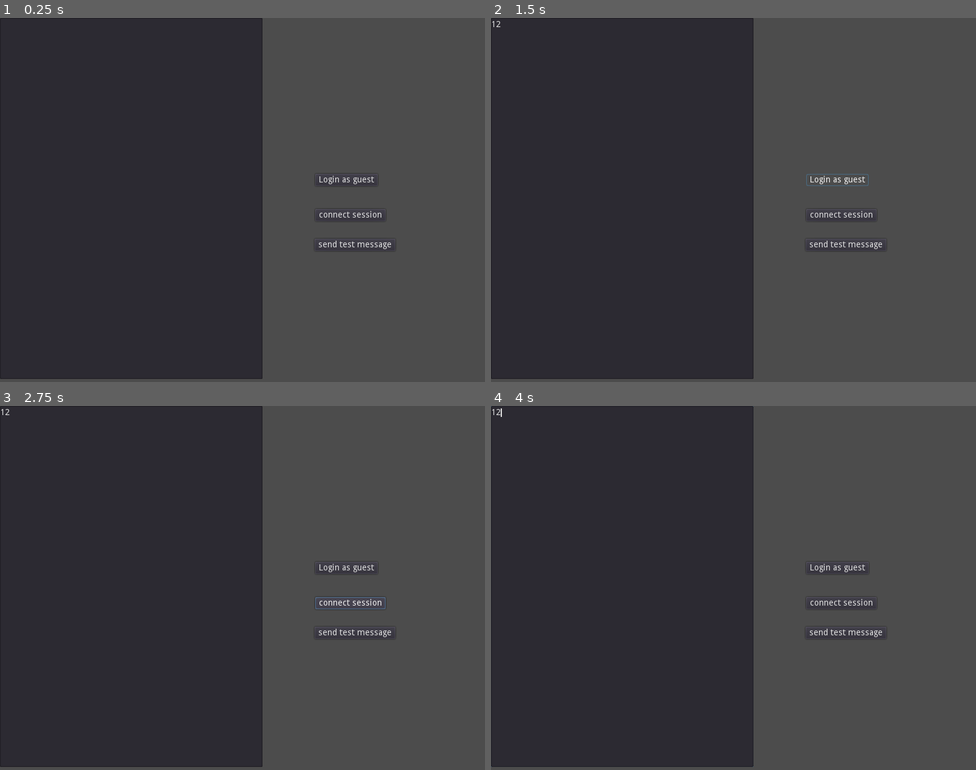
Above: before the commit, frames 1-4 (two rows, left to right).
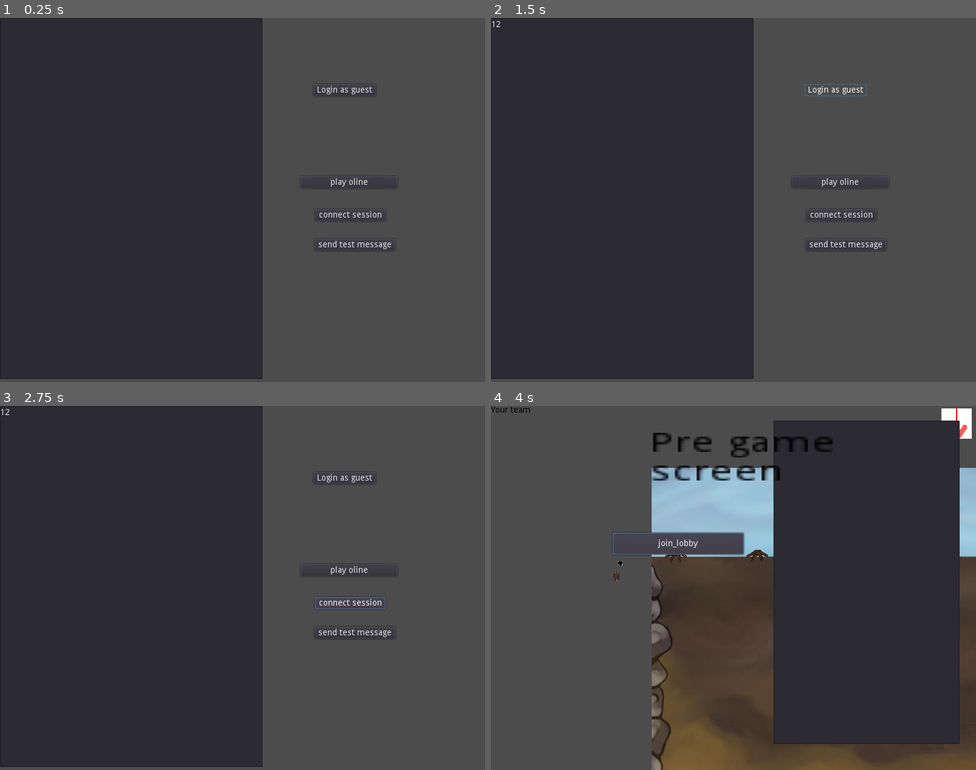
Above: after the commit, the same moments.

Repository: tbscode/ggj2023
Game: Godot game, scene res://scenes/ui.tscn
The game is run twice, just before and just after one commit, with the same random seed, the same clock (stepped at 60 frames per second) and the same inputs.
Inputs (mouse positions are in pixels of both pictures, inside the frame that each line leads up to):
- Up to frame 1 (0.25 s): no input
- Up to frame 2 (1.5 s): click (621, 200) at 0.52 s; type "12" at 0.6 s; click "Login as guest" at 1.25 s
- Up to frame 3 (2.75 s): click "connect session" at 2 s
- Up to frame 4 (4 s): click (840, 569) at 2.75 s, where only the run after the commit has a clickable "play oline"; click (680, 544) at 3.5 s, where only the run after the commit has a clickable "join_lobby"

The runs differ from the first frame. In frame 1, 0.2% of the frame differs, in the area x 64-79%, y 18-47%; in frame 2, 0.3%; in frame 3, 0.2%; in frame 4, 93%, in the area x 0-100%, y 0-100%.

Commit message:
basic muliplayer

Diff:
--- a/game/scenes/game.tscn
+++ b/game/scenes/game.tscn
@@ -1,12 +1,13 @@
-[gd_scene load_steps=9 format=2]
+[gd_scene load_steps=10 format=2]
 
-[ext_resource path="res://assets/background.png" type="Texture" id=1]
+[ext_resource path="res://assets/background.jpg" type="Texture" id=1]
 [ext_resource path="res://scripts/player.gd" type="Script" id=2]
 [ext_resource path="res://assets/root_end.png" type="Texture" id=3]
 [ext_resource path="res://assets/direction_display.png" type="Texture" id=4]
-[ext_resource path="res://assets/root_branch.png" type="Texture" id=5]
+[ext_resource path="res://assets/root_branch2.png" type="Texture" id=5]
 [ext_resource path="res://scripts/menu/menu.gd" type="Script" id=6]
 [ext_resource path="res://scripts/socket.gd" type="Script" id=7]
+[ext_resource path="res://assets/tree_start.png" type="Texture" id=8]
 
 [sub_resource type="Theme" id=1]
 
@@ -15,13 +16,31 @@
 script = ExtResource( 6 )
 
 [node name="background" type="TextureRect" parent="."]
-margin_left = -417.0
-margin_top = -299.0
-margin_right = 83.0001
-margin_bottom = 101.0
-rect_scale = Vector2( 1.58927, 1.58927 )
+margin_left = -405.0
+margin_top = -594.0
+margin_right = 323.0
+margin_bottom = 27.0
+rect_scale = Vector2( 3.01224, 3.01224 )
 theme = SubResource( 1 )
 texture = ExtResource( 1 )
+
+[node name="trees" type="Node2D" parent="."]
+
+[node name="tree_red" type="Sprite" parent="trees"]
+position = Vector2( -285, -154 )
+texture = ExtResource( 8 )
+
+[node name="tree_blue" type="Sprite" parent="trees"]
+position = Vector2( 118, -157 )
+texture = ExtResource( 8 )
+
+[node name="spawns" type="Node" parent="."]
+
+[node name="red" type="Node2D" parent="spawns"]
+position = Vector2( 112, 145 )
+
+[node name="blue" type="Node2D" parent="spawns"]
+position = Vector2( 452, 146 )
 
 [node name="players" type="Node" parent="."]
 
@@ -35,6 +54,9 @@
 [node name="camera" type="Camera2D" parent="players/player1/end_of_root"]
 position = Vector2( 250, 169 )
 current = true
+zoom = Vector2( 3, 3 )
+
+[node name="others" type="Node" parent="players"]
 
 [node name="resources" type="Node" parent="."]
 
@@ -54,28 +76,41 @@
 position = Vector2( 768, 29 )
 texture = ExtResource( 4 )
 
-[node name="terminal" type="TextEdit" parent="game_ui"]
-visible = false
-margin_left = 511.0
-margin_top = 69.0
-margin_right = 818.0
-margin_bottom = 602.0
-wrap_enabled = true
+[node name="team_label" type="Label" parent="game_ui"]
+margin_right = 40.0
+margin_bottom = 14.0
+custom_colors/font_color = Color( 0, 0, 0, 1 )
+text = "Your team"
 
 [node name="session_controller" type="Node" parent="."]
 script = ExtResource( 7 )
 
 [node name="pre_game_screen" type="CanvasLayer" parent="."]
-visible = false
+
+[node name="terminal" type="TextEdit" parent="pre_game_screen"]
+margin_left = 466.0
+margin_top = 24.0
+margin_right = 773.0
+margin_bottom = 557.0
+wrap_enabled = true
+
+[node name="join_lobby" type="Button" parent="pre_game_screen"]
+margin_left = 201.0
+margin_top = 209.0
+margin_right = 417.0
+margin_bottom = 245.0
+text = "join_lobby"
 
 [node name="placeholder" type="RichTextLabel" parent="pre_game_screen"]
 anchor_right = 1.024
 anchor_bottom = 1.0
-margin_left = 70.0
-margin_top = 73.0
-margin_right = -613.2
-margin_bottom = -487.0
-rect_scale = Vector2( 11.9773, 16.7473 )
+margin_left = 262.0
+margin_top = 41.0
+margin_right = -421.2
+margin_bottom = -519.0
+rect_scale = Vector2( 5.11669, 3.16508 )
 custom_colors/default_color = Color( 0, 0, 0, 1 )
 text = "Pre game
 screen"
+
+[connection signal="pressed" from="pre_game_screen/join_lobby" to="." method="_on_join_lobby_pressed"]
--- a/game/scenes/ui.tscn
+++ b/game/scenes/ui.tscn
@@ -12,10 +12,10 @@
 [node name="join_game_button" type="Button" parent="."]
 anchor_right = 1.0
 anchor_bottom = 1.0
-margin_left = 520.0
-margin_top = 257.0
-margin_right = -162.0
-margin_bottom = -299.0
+margin_left = 517.0
+margin_top = 109.0
+margin_right = 620.0
+margin_bottom = 129.0
 custom_styles/hover = SubResource( 1 )
 text = "Login as guest"
 
@@ -54,6 +54,14 @@
 margin_right = 767.0
 margin_bottom = 226.0
 
+[node name="play_online_button" type="Button" parent="."]
+margin_left = 496.0
+margin_top = 261.0
+margin_right = 656.0
+margin_bottom = 281.0
+text = "play oline"
+
 [connection signal="pressed" from="join_game_button" to="." method="_on_join_game_button_pressed"]
 [connection signal="pressed" from="connect_websocket" to="." method="_on_connect_websocket_pressed"]
 [connection signal="pressed" from="test_message_button" to="." method="_on_test_message_button_pressed"]
+[connection signal="pressed" from="play_online_button" to="." method="_on_play_online_button_pressed"]
--- a/game/scripts/auth.gd
+++ b/game/scripts/auth.gd
@@ -2,7 +2,7 @@
 
 #const BACKEND_URL = "http://localhost:8000"
 #const BACKEND_URL = "http://localhost:8000"
-const BACKEND_URL = "https://t1m.me"
+const BACKEND_URL = Global.BACKEND_URL
 const GUEST_LOGIN_URL = BACKEND_URL + "/api/guest_login/"
 const USER_LOGIN_URL = BACKEND_URL + "/api/user_login/"
 
--- a/game/scripts/global.gd
+++ b/game/scripts/global.gd
@@ -1,4 +1,10 @@
 extends Node
+
+# For upsteam
+const IS_PROD = false
+const BACKEND_URL = "https://t1m.me" if IS_PROD else "http://localhost:8000"
+const WEBSOCKET_PROTOCOL = "wss://"  if IS_PROD else "ws://"
+const WEBSOCKET_URL = WEBSOCKET_PROTOCOL + "t1m.me/ws/game/" if IS_PROD else WEBSOCKET_PROTOCOL + "localhost:8000/ws/game/"
 
 var key = ""
 var session_id = ""
--- a/game/scripts/menu/game_selection_menu.gd
+++ b/game/scripts/menu/game_selection_menu.gd
@@ -10,7 +10,8 @@
 	var save_file = File.new()
 	var file_exists = save_file.file_exists("user://user.save")
 
-	if file_exists:
+	if false:
+		# We always make a new account for now
 		save_file.open("user://user.save", File.READ)
 		var file_text = ""
 		while not save_file.eof_reached():
@@ -40,6 +41,11 @@
 	self.session_id = session_id
 	self.username = username
 
+func _on_play_online_button_pressed():
+	print("PLAY online button")
+	get_tree().change_scene("res://scenes/game.tscn")
+
+
 
 func _on_connect_websocket_pressed():
 	print("Tying to connect to websocket")
--- a/game/scripts/menu/menu.gd
+++ b/game/scripts/menu/menu.gd
@@ -3,8 +3,15 @@
 var session_id = ""
 var username = ""
 
+var game_started = false
+
 func _ready():
 	pass
+
+func _on_join_lobby_pressed():
+	print("User trying to join lobby")
+	get_node("/root/root/session_controller").console_path = "/root/root/pre_game_screen/terminal"
+	get_node("/root/root/session_controller").connect_to_socket(Global.session_id)
 
 func _on_join_game_button_pressed():
 	$user_auth.login_user()
--- /dev/null
+++ b/game/scripts/minimap.gd
@@ -0,0 +1,8 @@
+extends Sprite
+var minimap_viewport
+
+
+func _ready():
+	minimap_viewport = get_node("../minimap/viewport")
+	texture = minimap_viewport.get_texture()
+	set_texture(texture)
--- a/game/scripts/player.gd
+++ b/game/scripts/player.gd
@@ -1,4 +1,6 @@
 extends Node
+
+var IS_ONLINE = true
 
 const MIN_ANGLE_THRESHOLD = deg2rad(10.0)
 const ANGLE_CHANGE_VELOCITY = deg2rad(10.0) * 600.0
@@ -21,16 +23,19 @@
 var root_path_element_nodes = []
 
 func _ready():
-	init_player()
+	pass
+	#init_player()
 
-func init_player():
-	root_element_positions.append($end_of_root.position)
+func init_player(spawn):
+	$end_of_root.position = spawn
+	root_element_positions.append(spawn)
 	spawn_root_path_element()
 
 func _process(delta):
-	move_direction(delta)
-	process_direction_input(delta)
-	scale_root(delta)
+	if get_node("/root/root").game_started:
+		move_direction(delta)
+		process_direction_input(delta)
+		scale_root(delta)
 
 func process_direction_input(delta):
 	if Input.is_action_pressed("ui_left"):
@@ -110,7 +115,29 @@
 	own(node, self)
 	root_parts.append(node)
 
+	if IS_ONLINE:
+		get_node("/root/root/session_controller").send_message({
+			"event" : "other_player_spawn_root",
+			"position": [$end_of_root.position.x, $end_of_root.position.y],
+			"scale": [$end_of_root.scale.x, $end_of_root.scale.y],
+			"rotation": rot_dir
+		})
+
 	print("INSTANCE", node);
+
+func spawn_other_player_root(position, scale, rotation):
+	var node = get_node("/root/root/resources/root_branch").duplicate()
+
+	var container = get_node("/root/root/players/others")
+
+	container.add_child(node)
+	node.position.x = position[0]
+	node.position.y = position[1]
+	node.scale.x = scale[0]
+	node.scale.y = scale[1]
+	node.rotation = rotation
+
+	own(node, container)
 
 static func own(node, new_owner):
 	if not node == new_owner and (not node.owner or node.filename):
--- a/game/scripts/socket.gd
+++ b/game/scripts/socket.gd
@@ -1,12 +1,19 @@
 extends Node
 
+const BACKEND_URL = Global.BACKEND_URL
+const SOCKET_URL = Global.WEBSOCKET_URL
 #const BACKEND_URL = "http://localhost:8000"
-const BACKEND_URL = "https://t1m.me"
-const SOCKET_URL = "wss://t1m.me/ws/game/"
 #const SOCKET_URL = "ws://localhost:8000/ws/game/"
 
+var console_path = "/root/root/console"
 var _client = WebSocketClient.new()
 var my_group = ""
+var my_team = ""
+var my_spawn = ""
+
+func init(console_path):
+	self.console_path = console_path
+	self._client = WebSocketClient.new()
 
 func _ready():
 	_client.connect("connection_closed", self, "_closed")
@@ -19,6 +26,7 @@
 	# TODO use secure websocket in production
 	var headers = PoolStringArray() # Need this for user authentication
 	headers.append("Cookie: sessionid=" + session_id + ";")
+	print("DOCK", SOCKET_URL)
 	var err = _client.connect_to_url(SOCKET_URL, [], false, headers)
 	if err != OK:
 		print("Unable to connect")
@@ -44,12 +52,32 @@
 	# using the MultiplayerAPI.
 	var data = _client.get_peer(1).get_packet().get_string_from_utf8()
 	print("Got data from server: ", data)
-	get_node("/root/root/console").text += data
+	get_node(console_path).text += data
 	data = JSON.parse(data).result
 	if data['event'] == 'connected':
 		# Now we can start playing
 		self.my_group = data['group']
+		self.my_team = data['team']
+		self.my_spawn = data['spawn']
+		print("SPAWN", self.my_spawn)
+
+		get_node("/root/root/players/player1").init_player(Vector2(self.my_spawn[0], self.my_spawn[1]))
+		get_node("/root/root/game_ui/team_label").text = "Team: " + self.my_team
 		print("CONNECTED TO SERVER", "Got group", self.my_group)
+	elif data['event'] == 'game_start':
+		get_node(console_path).text += "\nGOT GAME START!\n"
+		get_node("/root/root").game_started = true
+		get_node("/root/root/pre_game_screen").hide()
+	elif data['event'] == 'other_player_spawn_root':
+		print("SPAWNING OTHER PLAYER ROOT", data)
+		get_node("/root/root/players/player1").spawn_other_player_root(
+			Vector2(data['position'][0], data['position'][1]),
+			Vector2(data['scale'][0], data['scale'][1]),
+			data['rotation']
+		)
+
+	elif data['event'] == 'broadcast_message':
+		pass # Load user positions a co...
 
 func _process(delta):
 	_client.poll()
Binary file added: game/assets/background.jpg
Not shown, added: game/assets/background.jpg.import
Binary file added: game/assets/root_branch2.png
Not shown, added: game/assets/root_branch2.png.import
Binary file added: game/assets/tree_start.png
Not shown, added: game/assets/tree_start.png.import
